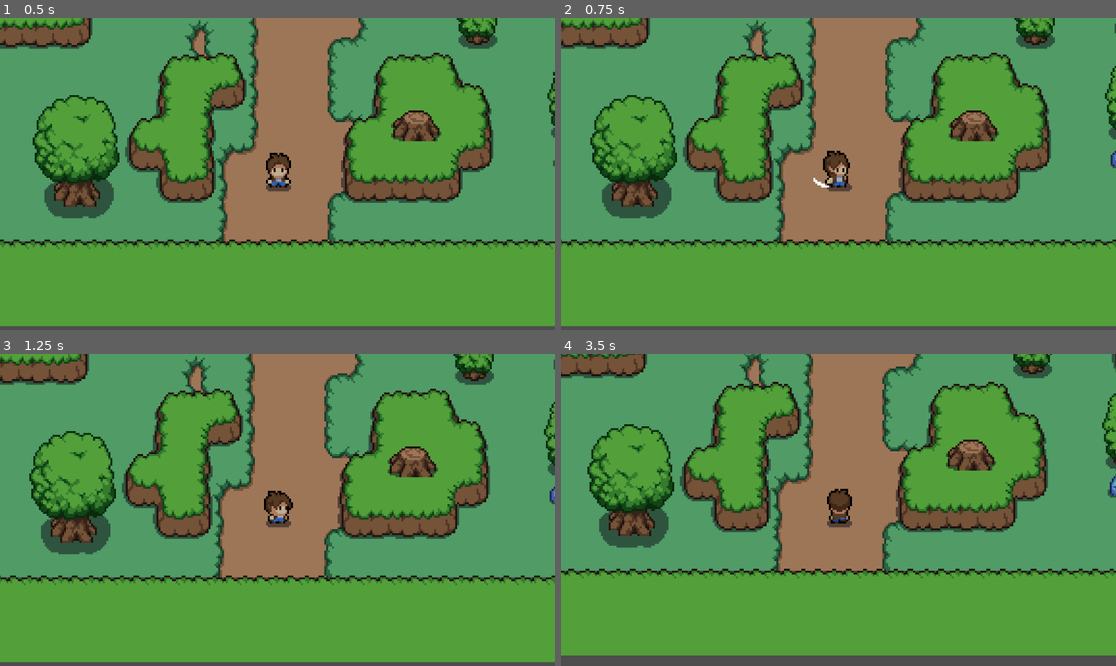
Above: before the commit, frames 1-4 (two rows, left to right).
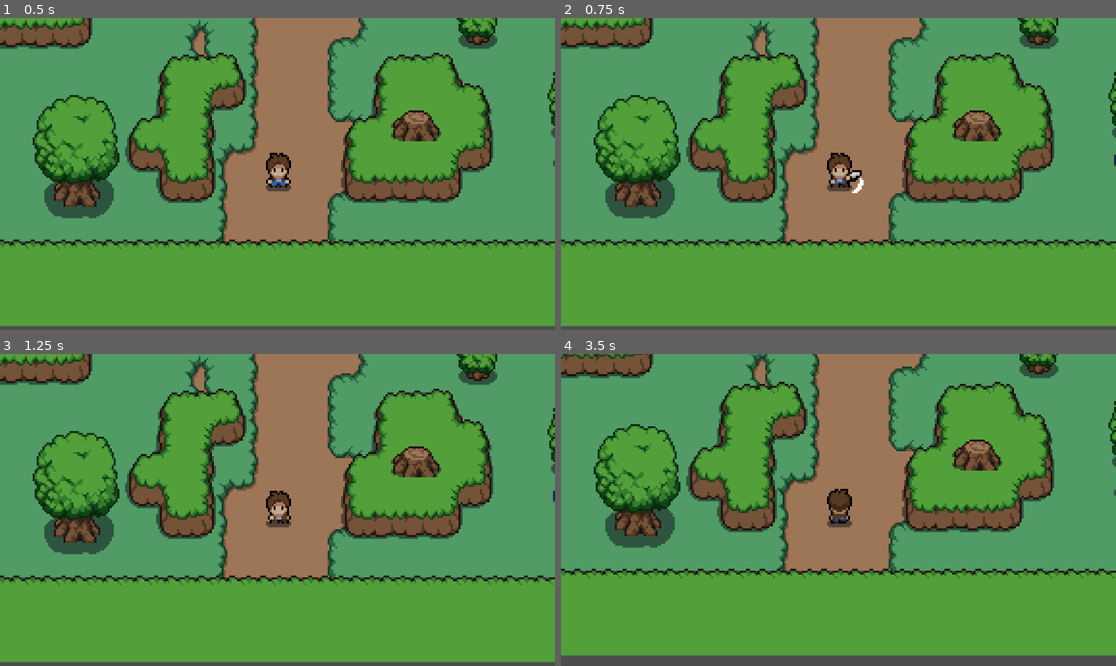
Above: after the commit, the same moments.

Repository: jestemkarol/roguelike-game-godot
Game: Godot game, scene res://scenes/game_root.tscn
Same seed, same stepped clock (60 frames per second), same inputs: the game is played once before the commit and once after it.
Inputs:
- Up to frame 1 (0.5 s): no input
- Up to frame 2 (0.75 s): hold D (move_right) from 0.53 s (still down); hold E (attack) from 0.53 s (still down)
- Up to frame 3 (1.25 s): keep holding D (move_right); keep holding E (attack)
- Up to frame 4 (3.5 s): release D (move_right) at 1.28 s; release E (attack) at 1.28 s; hold S (move_down) 1.28-2.03 s; tap E (attack) at 1.35, 2.85 s; hold D (move_right) 2.03-2.78 s; hold E (attack) 2.03-2.78 s; hold W (move_up) from 2.78 s (still down)

Frame 1 is identical in both runs. In frame 2, 14% of the frame differs, in the area x 0-100%, y 0-74%; in frame 3, 13%; in frame 4, 16%, in the area x 0-100%, y 0-72%.

Commit message:
Knockback fix WIP

Diff:
--- a/scripts/player.gd
+++ b/scripts/player.gd
@@ -15,7 +15,10 @@
 var dead = false
 var enemy = null
 var knockback_direction = Vector2.ZERO
+var knockback_force = 200
+var knockback_weight = 0.1
 var knocked_back = false
+var in_knockback_state = false
 
 func _ready() -> void:
 	animation_player.play('idle_down')
@@ -24,13 +27,39 @@
 	player_movement(delta)
 
 func player_movement(delta: float) -> void:
+	if in_knockback_state:
+		apply_knockback(delta)
+	else:
+		normal_movement(delta)
+
+	move_and_slide()
+
+func apply_knockback(delta):
+	if knockback_direction.length() > 0.01:  # Small threshold to stop knockback
+		knockback_direction = lerp(knockback_direction, Vector2.ZERO, knockback_weight)
+		velocity = knockback_direction * knockback_force
+	else:
+		in_knockback_state = false
+		knockback_direction = Vector2.ZERO
+		velocity = Vector2.ZERO
+
+	#if !(knockback_direction.abs().x < 0.00001 && knockback_direction.abs().y < 0.00001):
+		#print("kd: %s, p: %s, lerp: %s" % [knockback_direction * knockback_force, position, lerp(knockback_direction * knockback_force, Vector2.ZERO, knockback_weight)])
+		#knockback_direction = lerp(knockback_direction * knockback_force, Vector2.ZERO, knockback_weight)
+		#print('Assumed velocity %s' % Vector2(knockback_direction.x * knockback_force, knockback_direction.y * knockback_force))
+		#velocity = Vector2(knockback_direction.x * knockback_force, knockback_direction.y * knockback_force)
+		#print(velocity)
+		#velocity = lerp(Vector2.ZERO, knockback_direction - position, 0.1)
+		#knockback_direction = velocity
+		#move_and_slide()
+		#if knockback_direction == Vector2(-0, 0):
+			#in_knockback_state = false
+		#return
+func normal_movement(delta):
+	if Input.is_action_pressed('attack'):
+		attack()
 	input_direction = Input.get_vector('move_left', 'move_right', 'move_up', 'move_down')
 	velocity = movement()
-
-	if Input.is_action_pressed('attack'):
-		attack()
-
-	move_and_slide()
 
 func play_movement_animation(type: String) -> void:
 	if input_direction.y > input_direction.x && input_direction.y > -input_direction.x:
@@ -91,6 +120,7 @@
 		just_hit = true
 		just_hit_timer.start()
 		health -= damage
+		print('knockback')
 		knockback_direction = hit_direction
 		print("Player health: %s" % health)
 		if health < 0:
@@ -100,9 +130,10 @@
 	if knocked_back:
 		return
 	knocked_back = true
-	var tween = create_tween()
-	tween.tween_property(self, 'global_position', global_position + knockback_direction * 15, 0.2)
-	await get_tree().create_timer(0.2).timeout
+	in_knockback_state = true
+	#var tween = create_tween()
+	#tween.tween_property(self, 'global_position', global_position + knockback_direction * 15, 0.2)
+	await get_tree().create_timer(1).timeout
 	knocked_back = false
 
 func death():
@@ -115,5 +146,5 @@
 	is_attacking = false
 
 func _on_player_knockback_hitbox_body_entered(body: Node2D) -> void:
-	if body.is_in_group('enemy') && just_hit:
+	if body.is_in_group('enemy') && just_hit && !knocked_back:
 		knockback()
